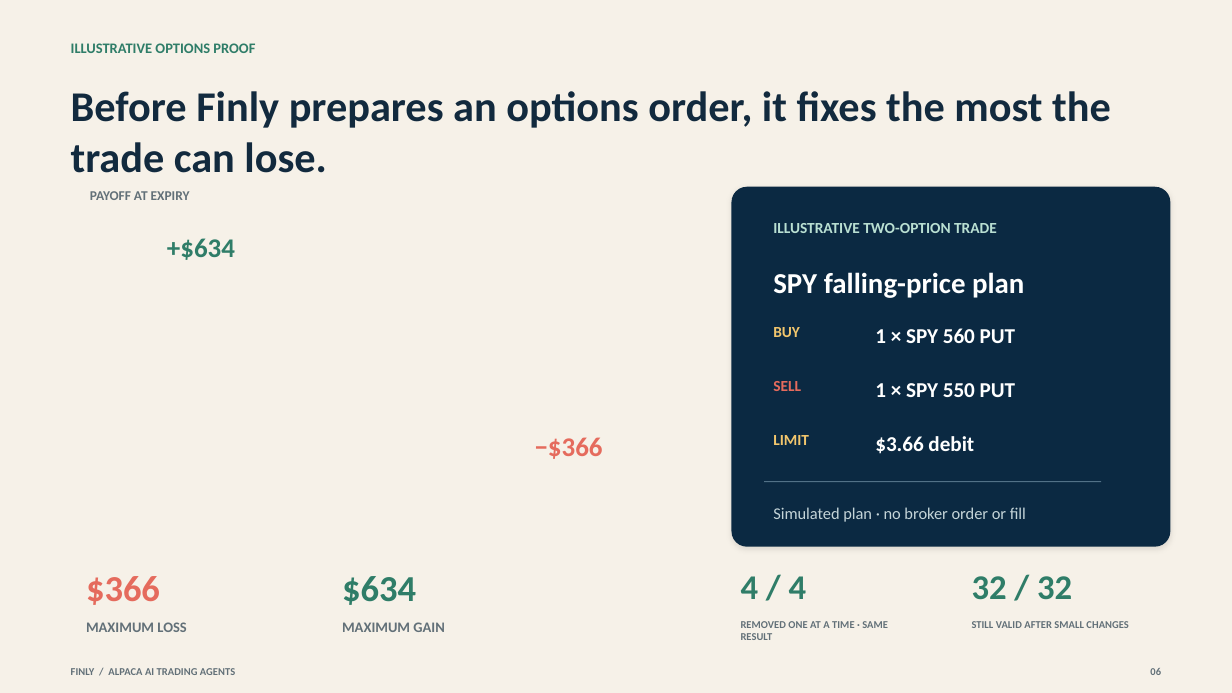
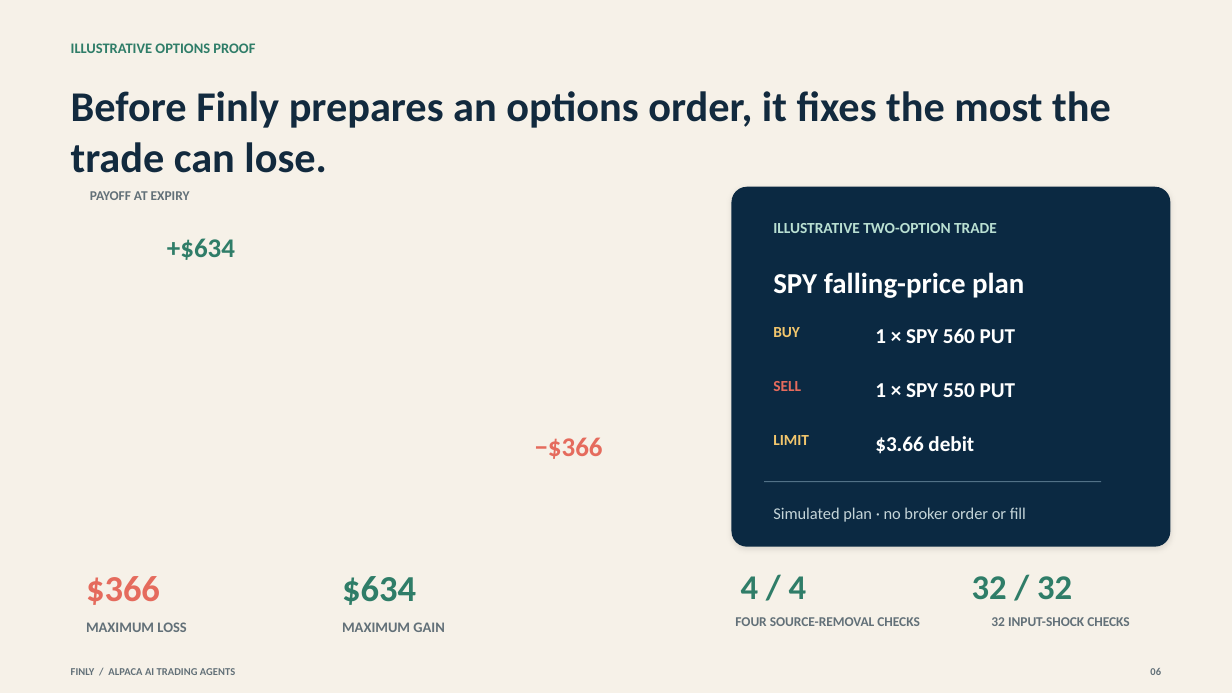
Before and after one commit to owlsowo/finly-bot, a slide deck: slide 6 of public/judge/Finly_Consulting_Deck.pptx. Drawn at 1232x693 pixels with LibreOffice and Linux fonts; fonts in the diff are those of the drawing. Boxes give left, top, right and bottom in pixels: in the first picture for what was removed or moved away, otherwise in the second. Text is boxed around its words. In the diff, an @@ line names an element or a change of style, - is before the commit and + after.

```diff
--- a/public/judge/Finly_Consulting_Deck.pptx
+++ b/public/judge/Finly_Consulting_Deck.pptx
@@ text at (735,617,920,626): text changed; size 8.2 to 10.5 pt @@
-REMOVED ONE AT A TIME · SAME RESULT
+FOUR SOURCE-REMOVAL CHECKS
@@ text at (991,617,1130,626): text changed; size 8.2 to 10.5 pt @@
-STILL VALID AFTER SMALL CHANGES
+32 INPUT-SHOCK CHECKS
```
Also in this commit, not shown: 3 other slides changed, 4 other files.
